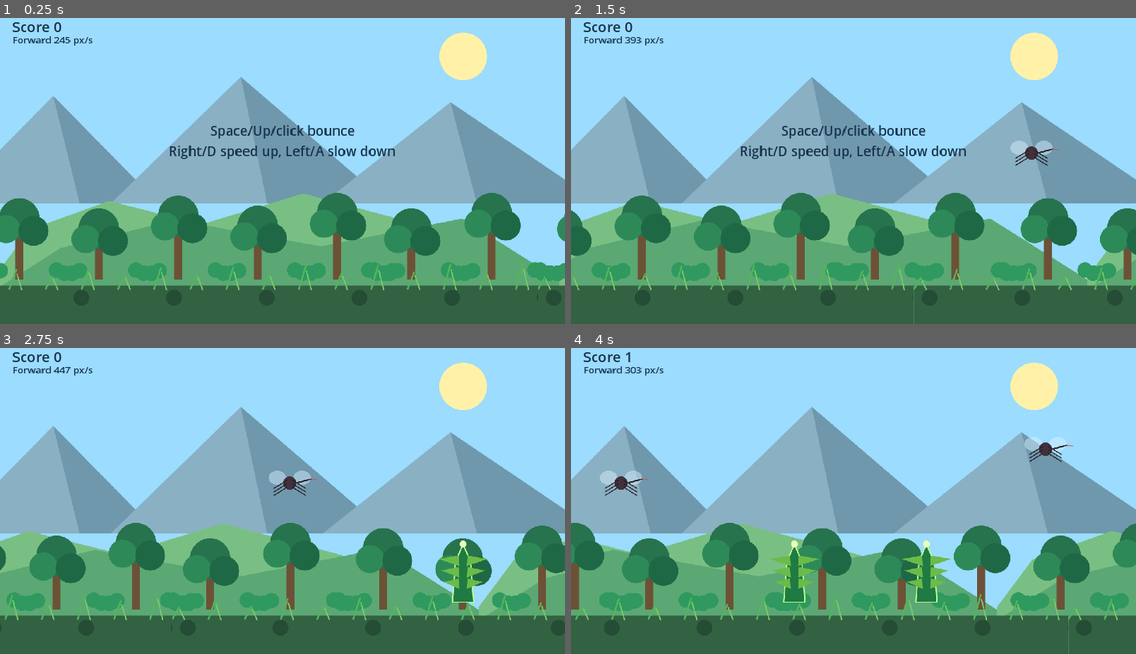
Above: before the commit, frames 1-4 (two rows, left to right).
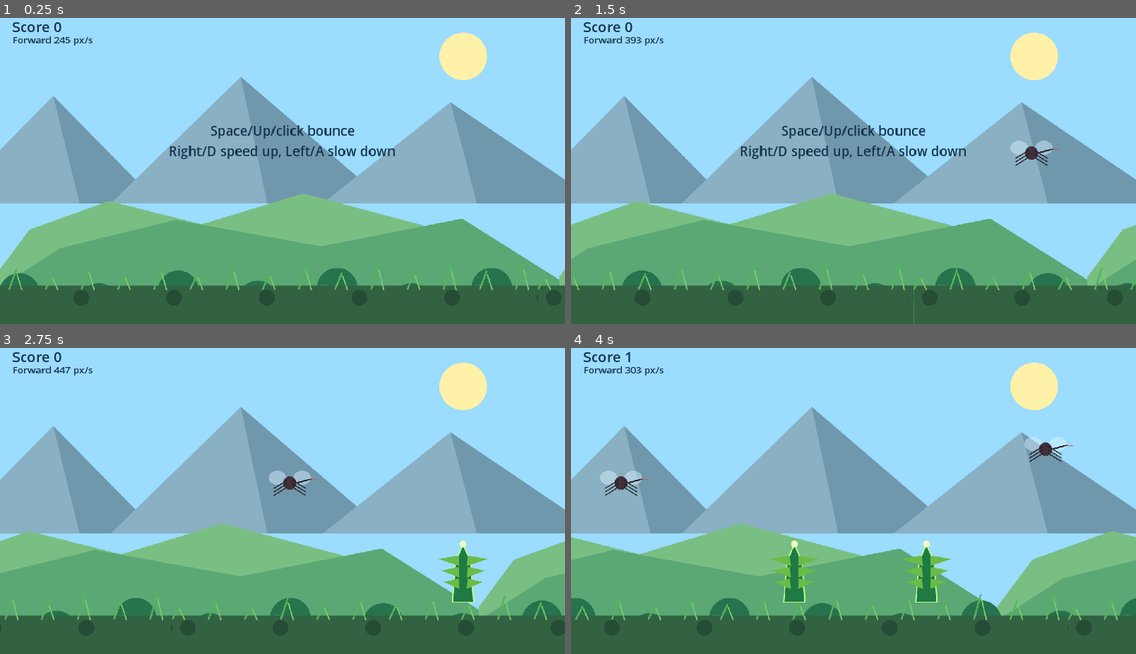
Above: after the commit, the same moments.

Repository: steinshuh/BubbleBriar
Game: Godot game, scene res://scenes/Main.tscn
Same seed, same stepped clock (60 frames per second), same inputs: the game is played once before the commit and once after it.
Inputs:
- Up to frame 1 (0.25 s): no input
- Up to frame 2 (1.5 s): tap Enter (ui_accept) at 0.5, 0.77, 1.07 s; hold Right 0.53-1.28 s; tap Space (bounce) at 0.6, 1.35 s; hold Left from 1.28 s (still down)
- Up to frame 3 (2.75 s): tap Enter (ui_accept) at 1.52, 1.82 s; release Left at 2.03 s; hold Right from 2.03 s (still down); tap Space (bounce) at 2.1 s
- Up to frame 4 (4 s): tap Space (bounce) at 2.85, 3.6 s; tap Enter (ui_accept) at 3.02, 3.32, 3.77 s; release Right at 3.53 s; hold Left from 3.53 s (still down)

The runs differ from the first frame. In frame 1, 12% of the frame differs, in the area x 0-100%, y 57-88%; in frame 2, 12%; in frame 3, 12%; in frame 4, 12%.

Commit message:
Lower near tree layer

Diff:
--- a/scripts/background_layer.gd
+++ b/scripts/background_layer.gd
@@ -8,6 +8,10 @@
 const FAR_HILLS_TEXTURE := preload("res://assets/far_hills.png")
 const NEAR_TREES_TEXTURE := preload("res://assets/near_trees.png")
 const GROUND_TEXTURE := preload("res://assets/ground.png")
+
+# NEAR_TREES_VERTICAL_OFFSET moves the near-tree artwork down on the screen.
+# A positive y offset means the image starts lower, so less of the high tree tops are visible.
+const NEAR_TREES_VERTICAL_OFFSET := 170.0
 
 # @export means the value can be edited in Godot's Inspector if the node is placed in a scene.
 # layer_kind chooses what this layer draws: 0 sky, 1 far hills, 2 near trees, 3 ground.
@@ -31,6 +35,9 @@
 var tile_width := 1280.0
 # layer_texture stores the actual PNG texture used by this layer.
 var layer_texture: Texture2D
+# draw_offset_y stores how far down this layer should be drawn.
+# Most layers use 0.0, but the near trees use a positive value because their PNG sits too high.
+var draw_offset_y := 0.0
 
 # setup() is called by main.gd immediately after the layer is created.
 func setup(kind: int, feet: float, speed: float, size: Vector2) -> void:
@@ -38,6 +45,8 @@
 	layer_kind = kind
 	# Pick the correct PNG texture for this layer_kind.
 	layer_texture = _texture_for_layer(layer_kind)
+	# Pick the vertical drawing offset for this layer_kind.
+	draw_offset_y = _draw_offset_y_for_layer(layer_kind)
 	# Store the notional distance that controls parallax speed.
 	distance_feet = feet
 	# Convert the notional distance into a parallax speed factor.
@@ -70,6 +79,16 @@
 	# If an unexpected layer number is used, fall back to the sky image.
 	return SKY_TEXTURE
 
+# _draw_offset_y_for_layer() maps a layer number to a vertical drawing offset.
+func _draw_offset_y_for_layer(kind: int) -> float:
+	# Match chooses one branch based on the value of kind.
+	match kind:
+		# Layer 2 is the near trees image, which should sit lower than the full-screen default.
+		2:
+			return NEAR_TREES_VERTICAL_OFFSET
+	# Every other layer starts at the top of the viewport.
+	return 0.0
+
 # set_scroll_speed() lets main.gd change the current scrolling speed every frame.
 func set_scroll_speed(speed: float) -> void:
 	# Store the new speed. Larger values scroll the world left faster.
@@ -101,11 +120,12 @@
 		return
 	# The sky texture fills the screen once and stays stationary.
 	if speed_factor == 0.0:
-		draw_texture_rect(layer_texture, Rect2(Vector2.ZERO, viewport_size), false)
+		# Draw the sky at its layer-specific y offset, which is normally 0.0.
+		draw_texture_rect(layer_texture, Rect2(Vector2(0.0, draw_offset_y), viewport_size), false)
 		return
 	# Moving layers are drawn as repeated texture tiles so the world can scroll forever.
 	for tile in range(-1, 3):
 		# x is this tile's left edge after subtracting the scrolling offset.
 		var x := tile * tile_width - offset_x
 		# Draw the PNG scaled to cover this layer's full viewport-sized tile.
-		draw_texture_rect(layer_texture, Rect2(Vector2(x, 0.0), Vector2(tile_width, viewport_size.y)), false)
+		draw_texture_rect(layer_texture, Rect2(Vector2(x, draw_offset_y), Vector2(tile_width, viewport_size.y)), false)
